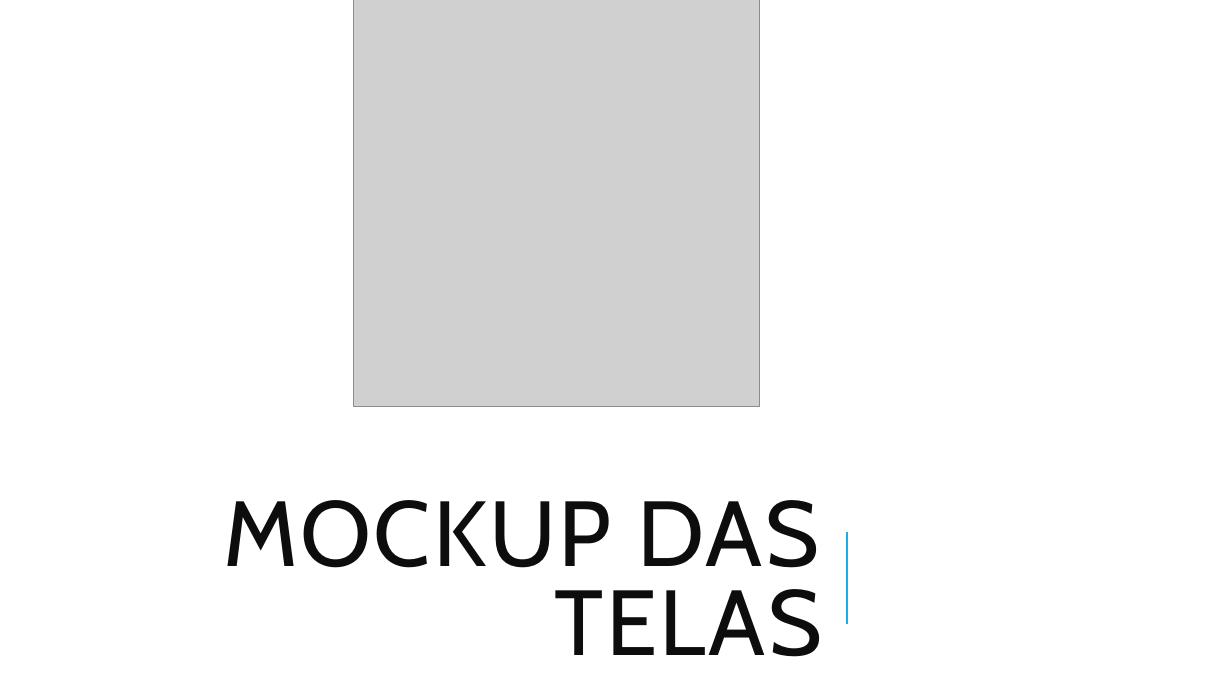
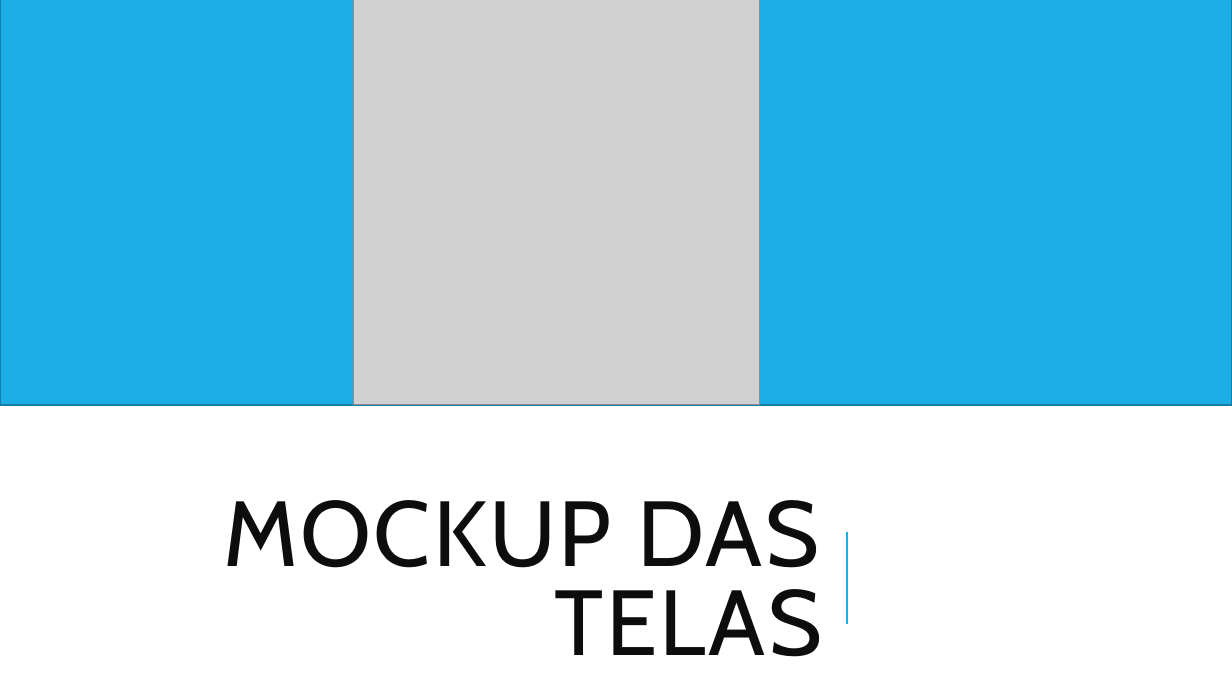
Before and after one commit to viihsales/totem-monitoring, a slide deck: slide 10 of documentacao/powerPoint/totem_MonitoringSprint2.pptx. Drawn at 1232x693 pixels with LibreOffice and Linux fonts; fonts in the diff are those of the drawing; grey boxes stand for pictures. Boxes give left, top, right and bottom in pixels: in the first picture for what was removed or moved away, otherwise in the second. Text is boxed around its words. In the diff, an @@ line names an element or a change of style, - is before the commit and + after.

```diff
--- a/documentacao/powerPoint/totem_MonitoringSprint2.pptx
+++ b/documentacao/powerPoint/totem_MonitoringSprint2.pptx
@@ rectangle added at (x1=0, y1=0, x2=1232, y2=406), fill #1CADE4, outline #1580A9 1.25 pt @@
```
Also in this commit, not shown: 2 other slides changed.
